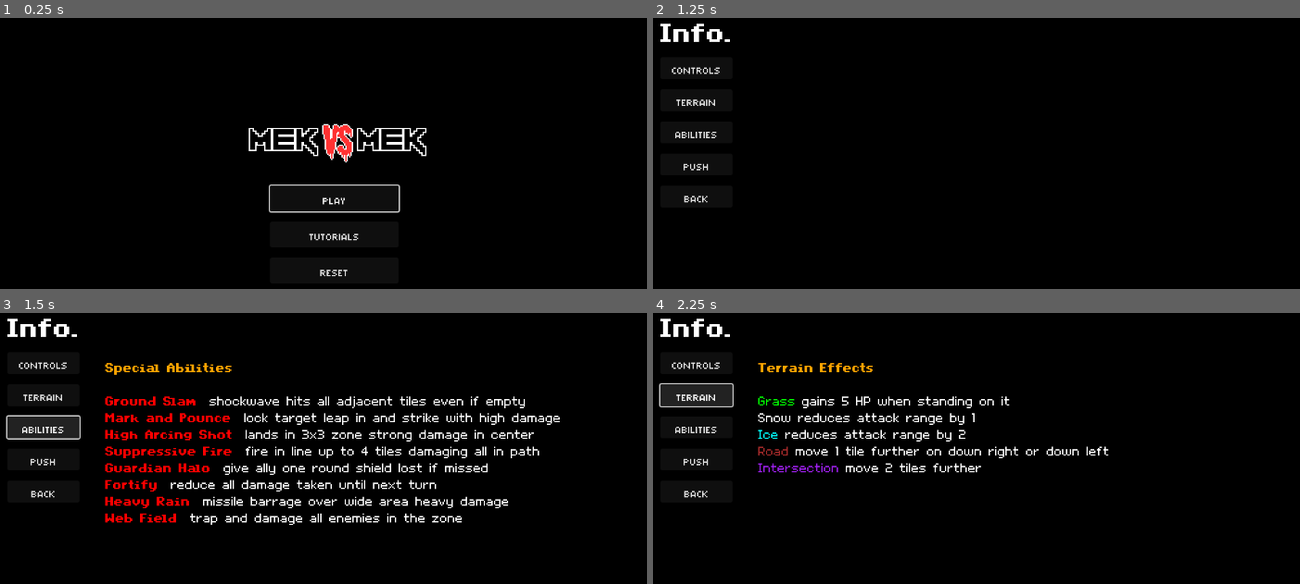
Above: before the commit, frames 1-4 (two rows, left to right).
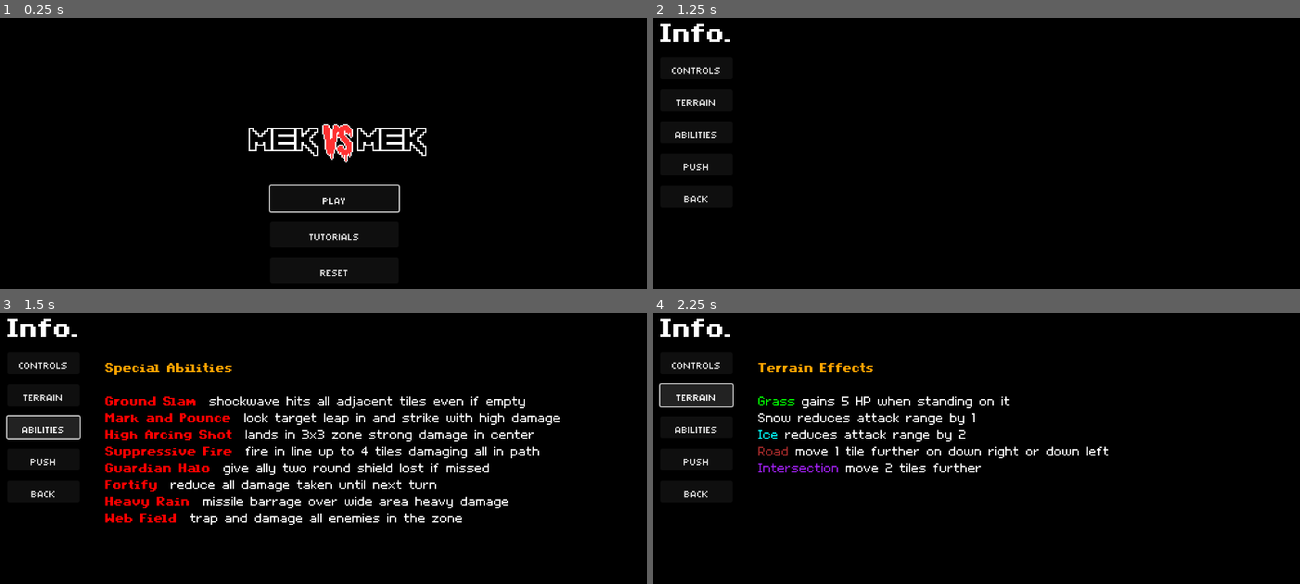
Above: after the commit, the same moments.

Repository: Tekknobot/Terrain
Game: Godot game, scene res://Scenes/TitleScreen.tscn
Same seed, same stepped clock (60 frames per second), same inputs: the game is played once before the commit and once after it. Sound files missing from this copy of the repository are replaced by a short silence.
Inputs:
- Up to frame 1 (0.25 s): no input
- Up to frame 2 (1.25 s): click "Tutorials" at 0.5 s
- Up to frame 3 (1.5 s): click "Abilities" at 1.25 s
- Up to frame 4 (2.25 s): click "Terrain" at 2 s

Frames 1-2 are identical in both runs. In frame 3, 0.5% of the frame differs, in the area x 43-76%, y 55-60%; in frame 4, nothing differs.

Commit message:
Halo lasts two rounds.

Diff:
--- a/Scripts/TileMap.gd
+++ b/Scripts/TileMap.gd
@@ -555,6 +555,9 @@
 			if sprite:
 				sprite.flip_h = true
 
+		# after: add_child(unit_instance), set team/tile_pos, etc.
+		_assign_special_for_unit(unit_instance)  # <-- give them their default_special now
+
 		unit_instance.modulate.a = 0.0
 		used_tiles.append(spawn_tile)
 		print("Spawned unit ", unit_instance.name, " (ID=", id, ") at ", spawn_tile)
--- a/Scripts/TutorialMenu.gd
+++ b/Scripts/TutorialMenu.gd
@@ -37,7 +37,7 @@
 [b][color=red]Mark and Pounce [/color][/b] lock target leap in and strike with high damage
 [b][color=red]High Arcing Shot [/color][/b] lands in 3x3 zone strong damage in center
 [b][color=red]Suppressive Fire [/color][/b] fire in line up to 4 tiles damaging all in path
-[b][color=red]Guardian Halo [/color][/b] give ally one round shield lost if missed
+[b][color=red]Guardian Halo [/color][/b] give ally two round shield lost if missed
 [b][color=red]Fortify [/color][/b] reduce all damage taken until next turn
 [b][color=red]Heavy Rain [/color][/b] missile barrage over wide area heavy damage
 [b][color=red]Web Field [/color][/b] trap and damage all enemies in the zone"""
--- a/Scripts/Unit.gd
+++ b/Scripts/Unit.gd
@@ -1079,7 +1079,7 @@
 				break
 
 	if is_instance_valid(unit):
-		unit.shield_duration = 1
+		unit.shield_duration = 3
 		unit._shield_just_applied = true
 
 		var halo = unit.get_node_or_null("Halo") as CPUParticles2D
